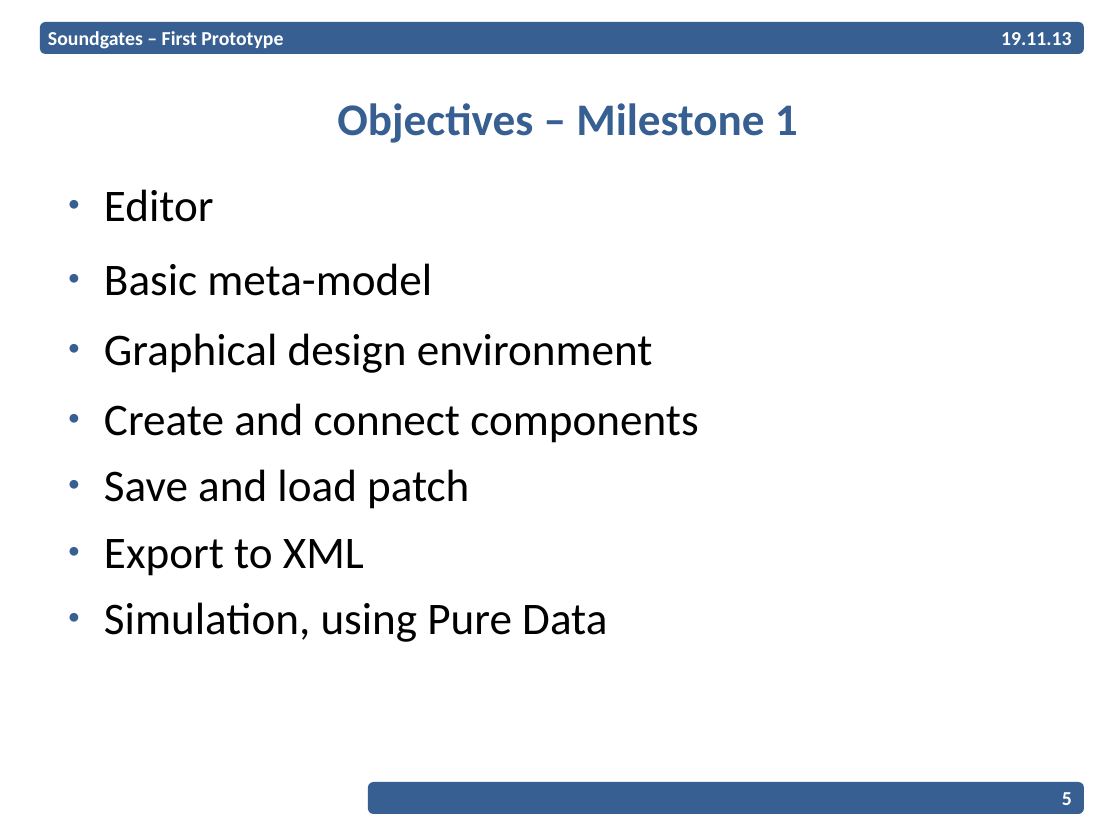
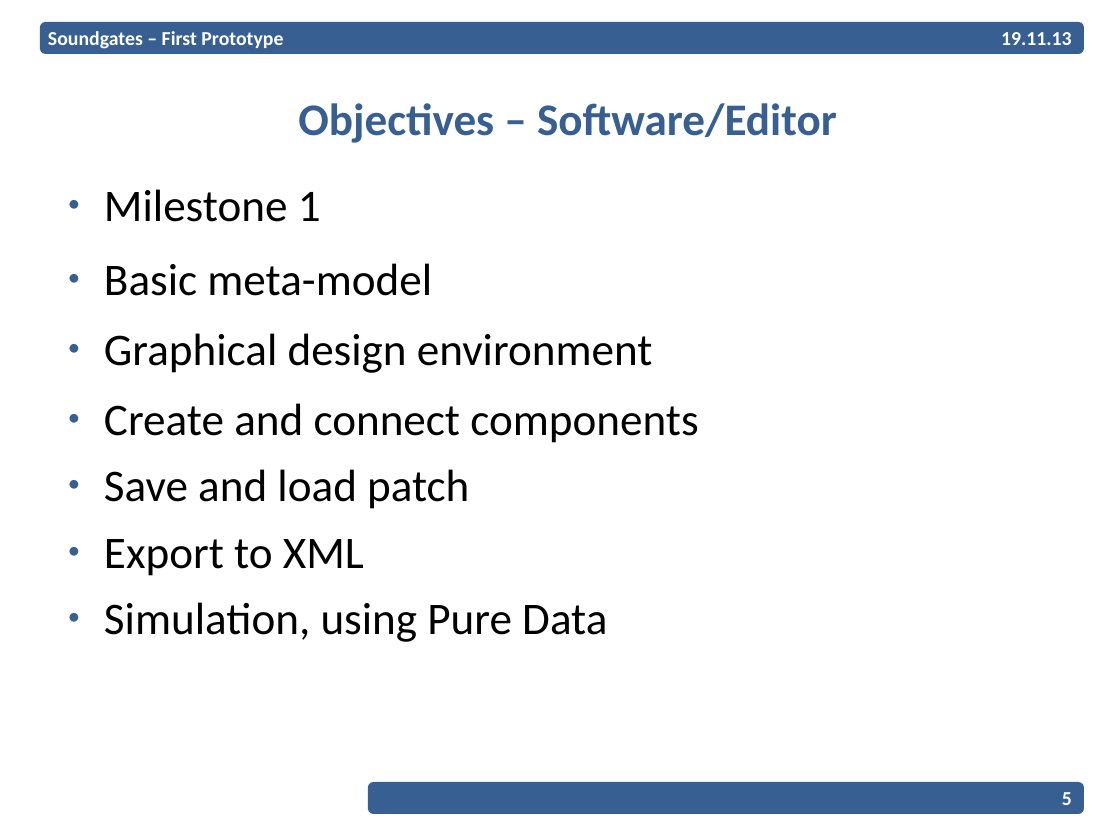
Before and after one commit to EPiCS/soundgates, a slide deck: slide 5 of documents/milestone1-2-presentation/Presentation.odp. Drawn at 1120x840 pixels with LibreOffice and Linux fonts; fonts in the diff are those of the drawing; background and template pictures are left out. Boxes give left, top, right and bottom in pixels: in the first picture for what was removed or moved away, otherwise in the second. Text is boxed around its words. In the diff, an @@ line names an element or a change of style, - is before the commit and + after.

```diff
--- a/documents/milestone1-2-presentation/Presentation.odp
+++ b/documents/milestone1-2-presentation/Presentation.odp
@@ title at [298, 103, 837, 143]: text changed @@
-Objectives – Milestone 1
+Objectives – Software/Editor
@@ text at [104, 189, 321, 222]: text changed @@
-● Editor
+● Milestone 1
```
Also in this commit, not shown: 7 other slides changed, 6 slides added.
